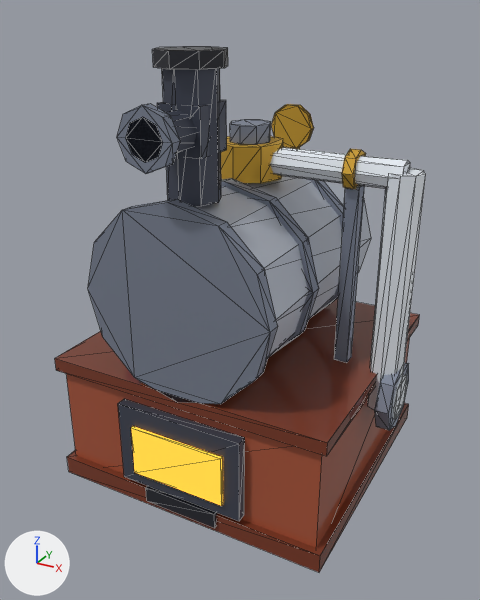
A saved change to the glTF model assets/managed-models/engine-room/steam-boiler/steam-boiler.glb.
Rendered twice from a 50 mm lens placed at (0.901, -1.7, 1.387), pointed at (-0.001, -0.06, 0.567). Every picture has the same lights, and +X, +Y and +Z are marked at lower left. The older version comes first. Mesh edges are drawn as thin lines. Vertices at exactly the same position are counted once.

Before the edit, the objects in view are built like this:
```python
me_steam_boiler = bpy.data.meshes.new('steam-boiler')
me_steam_boiler.from_pydata(...)  # 488 vertices, 840 faces; spans x -0.505..0.505, y -0.5..0.5, z 0.0..1.3
me_steam_boiler.materials.append(mat_m_steam_boiler)
ob_steam_boiler = bpy.data.objects.new('steam-boiler', me_steam_boiler)
ob_steam_boiler.location = (0.0, 0.0, 0.0)
```
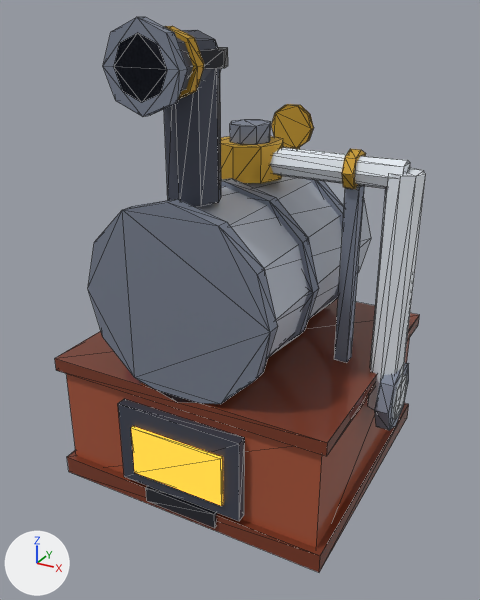
Commit message: feat(engine-room): an arm from the Filter to the chimney of the Steam boiler

What differs and where, as boxes [x1, y1, x2, y2] in the pictures (480 x 600 px):
'steam-boiler', reshaped
    before: [55, 47, 426, 572]
    after: [55, 17, 426, 572]
part 1 of me_steam_boiler, added
    after: [114, 30, 221, 102]
part 2 of me_steam_boiler, added (brown)
    after: [165, 26, 204, 99]
part 3 of me_steam_boiler, deleted
    before: [157, 100, 227, 159]
part 4 of me_steam_boiler, reshaped
    before: [117, 104, 197, 174]
    after: [103, 17, 187, 117]

Diff of the bpy script that builds the scene:
```diff
--- a/assets/managed-models/engine-room/steam-boiler/steam-boiler.glb.py
+++ b/assets/managed-models/engine-room/steam-boiler/steam-boiler.glb.py
@@ me_steam_boiler @@
 # used by ob_steam_boiler; location = (0.0, 0.0, 0.0)
-me_steam_boiler.from_pydata(...)  # 488 vertices, 840 faces; spans x -0.505..0.505, y -0.5..0.5, z 0.0..1.3
+me_steam_boiler.from_pydata(...)  # 496 vertices, 856 faces; spans x -0.505..0.505, y -0.5..0.5, z 0.0..1.37
+# me_steam_boiler part 1: a new loose piece, an 8-sided cylinder along y spanning x -0.07..0.07, y -0.5..-0.27, z 1.2..1.34, in mat_m_steam_boiler
+# me_steam_boiler part 2: a new loose piece, an 8-sided cylinder along y spanning x -0.08..0.08, y -0.4..-0.37, z 1.19..1.35, in mat_m_steam_boiler
+# me_steam_boiler part 3: the loose piece of 8 vertices spanning x -0.06..0.06, y -0.36..-0.24, z 1.06..1.18 is deleted
+# me_steam_boiler part 4
+# 31 vertices are removed from x -0.075..0.075, y -0.5..-0.3, z 1.045..1.195
+# 56 faces are deleted
+# 7 vertices are added at x -0.1..0.1, y -0.5, z 1.199..1.37
+# 8 new vertices lie (0.0, 0.03, 0.0) away from vertices in x -0.1..0.1, y -0.5, z 1.17..1.37
+# 28 new faces join them
 me_steam_boiler.materials.append(mat_m_steam_boiler)
```
